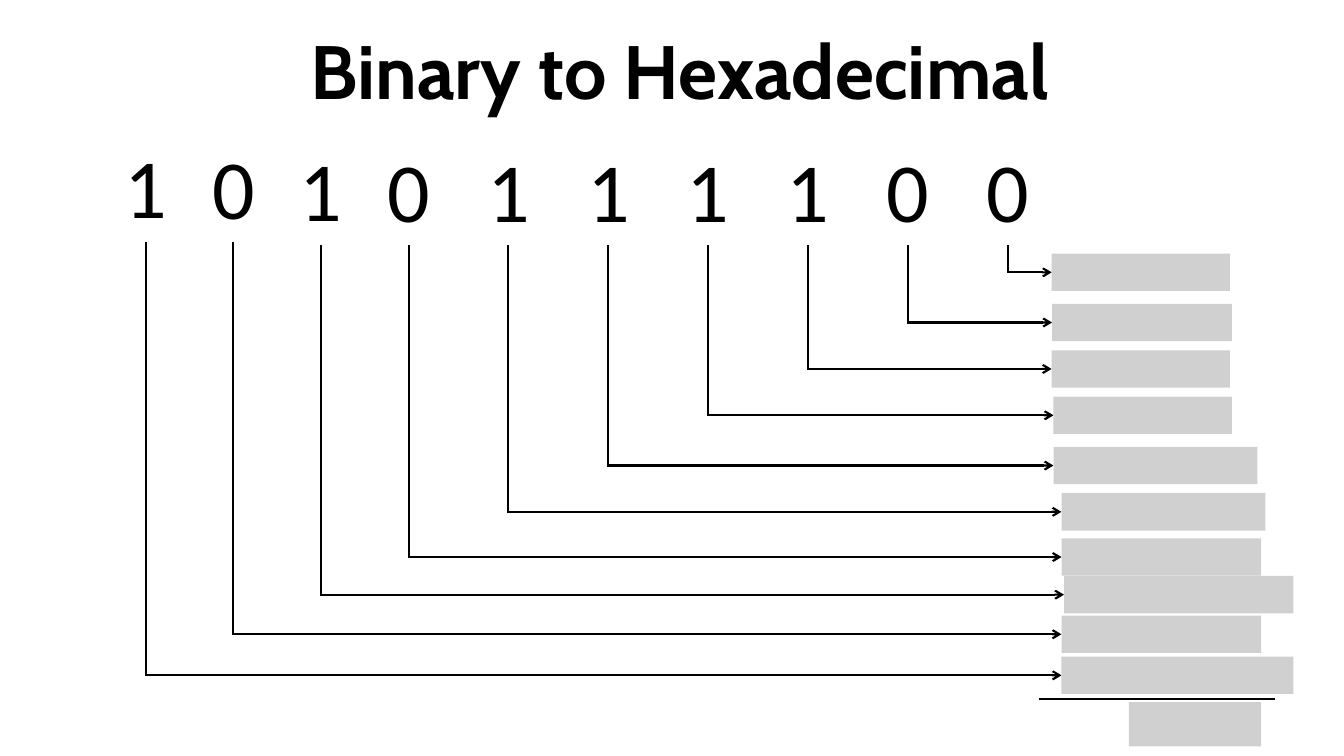
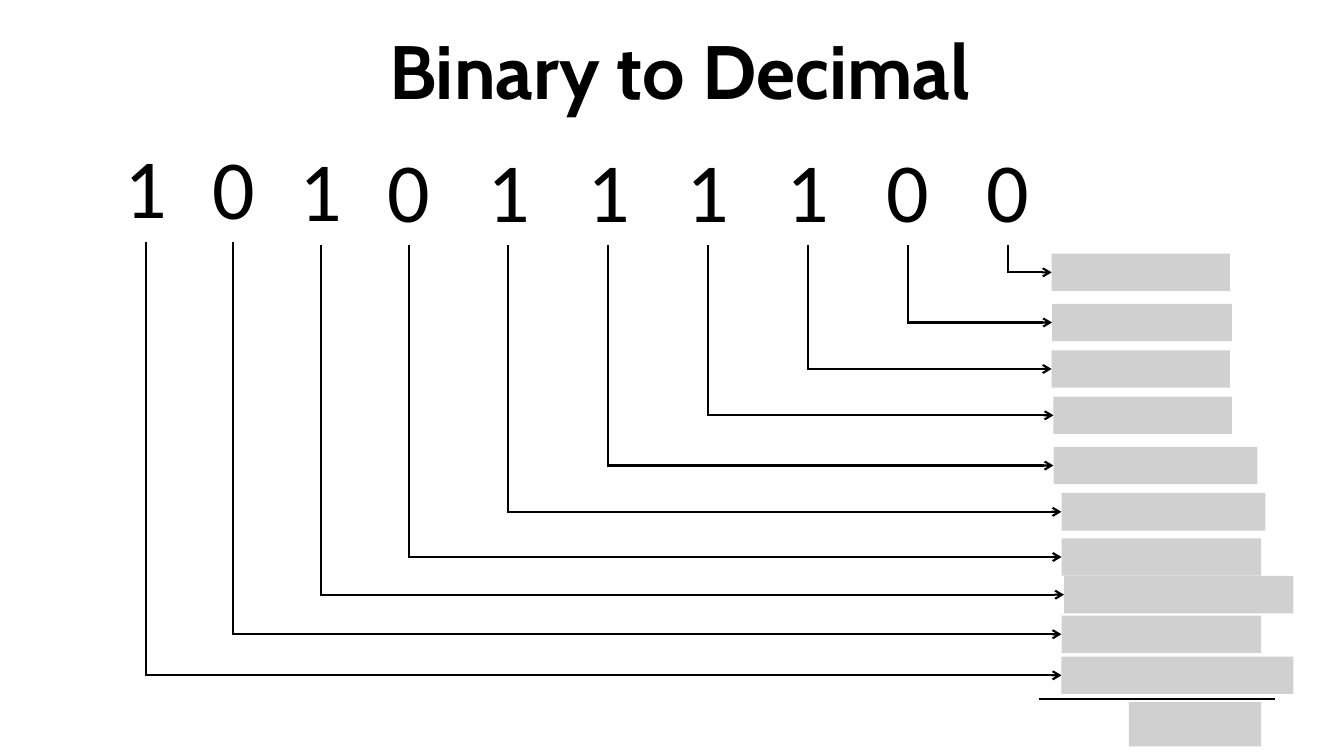
Before and after one commit to robitussin/CCS0001, a slide deck: slide 19 of Number System Conversion.pptx. Drawn at 1344x756 pixels with LibreOffice and Linux fonts; fonts in the diff are those of the drawing; grey boxes stand for pictures. Boxes give left, top, right and bottom in pixels: in the first picture for what was removed or moved away, otherwise in the second. Text is boxed around its words. In the diff, an @@ line names an element or a change of style, - is before the commit and + after.

```diff
--- a/Number System Conversion.pptx
+++ b/Number System Conversion.pptx
@@ title at [389,42,970,115]: text changed @@
-Binary to Hexadecimal
+Binary to Decimal
```
Also in this commit, not shown: 3 other slides changed, 1 other file.
